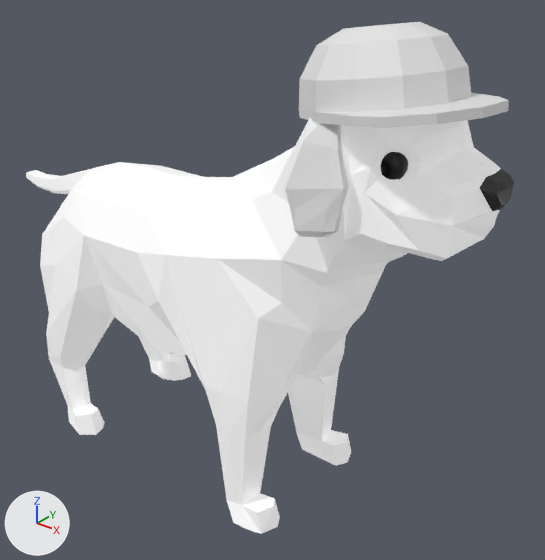
An edit to the Blender file Content/Assets/Umbrella/dog_08_accessories.blend, drawn before and after from the same camera.
Both versions are drawn from a 50 mm camera at (3.63, -2.84, 2.53) aimed at (1.24, 0.14, 0.68). Lighting does not change. The marker at lower left points along +X, +Y and +Z.
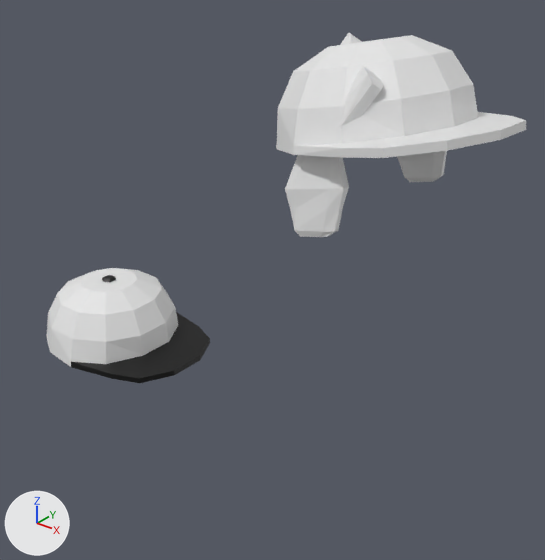
Pixel boxes (x1, y1, x2, y2) of what changed, in the pictures (545 x 560 px; the box of a moved part takes in the faces that stretch with it):
'Cube', hidden: before (26, 118, 514, 534)
'Circle.001', added: after (276, 35, 526, 158)
'Circle', hidden: before (299, 22, 509, 128)
'Circle.002', added: after (46, 268, 210, 383)
    faces in mat_material_003 (white #e7e7e7): (46, 268, 178, 367)
    faces in mat_material_004 (black #000000): (71, 275, 210, 383)
'Cube.003', added: after (337, 33, 383, 127)
part 1 of me_circle, moved or reshaped (not visible afterwards): before (300, 22, 468, 81)
part 2 of me_circle, moved or reshaped (not visible afterwards): before (299, 76, 506, 127)

The change in detail:
Material 'Material.003' (mat_material_003) is new.
Its base color is (0.8, 0.8, 0.8) (white #e7e7e7).
Material 'Material.004' (mat_material_004) is new.
Its base color is (0.0, 0.0, 0.0) (black #000000).
me_circle is used by ob_circle; location (1.968, 0.0, 1.807); rotation (0.0, -0.155, -0.3), in degrees (0, -8.9, -17); scale (0.369, 0.369, 0.369).
me_circle had 72 vertices, 61 faces and spanned x -1.0..1.62, y -1.1..1.0, z -0.11..0.83.
me_circle now has 72 vertices, 61 faces and spans x -1.04..1.62, y -1.1..1.11, z -0.12..0.83.
me_circle part 1: 24 of 72 vertices moved; they spanned x -0.75..0.75, y -0.75..0.75, z 0.68..0.83 and now span x -0.8..0.77, y -0.76..0.82, z 0.65..0.83; mean shift (-0.02, 0.03, -0.01); largest move (-0.38, 0.65, 0.68) -> (-0.41, 0.71, 0.65).
me_circle part 2: 18 of 72 vertices moved; they spanned x -1.0..0.5, y -1.0..1.0, z -0.11..0.0 and now span x -1.04..0.51, y -1.1..1.11, z -0.12..0.06; mean shift (-0.02, 0.01, 0.02); largest move (-0.87, 0.5, -0.11) -> (-0.95, 0.58, -0.12).
Mesh me_circle_003 is new.
It has 120 vertices, 105 faces and spans x -1.0..1.61, y -1.11..0.96, z -0.07..0.88.
Faces by material slot: [76, 29].
It uses material mat_material_003 (white #e7e7e7).
It uses material mat_material_004 (black #000000).
Mesh me_circle_001 is new.
It has 72 vertices, 61 faces and spans x -1.0..1.61, y -1.11..0.96, z -0.07..0.83.
Mesh me_cube_003 is new.
It has 77 vertices, 81 faces and spans x -0.34..0.87, y -3.66..3.66, z -1.89..1.9.
Object 'Cube' (ob_cube) is now hidden.
Object 'Circle' (ob_circle) moves from (1.968, 0.0, 1.807) to (1.938, 0.001, 1.695).
Object 'Circle' (ob_circle) turns from (0, -8.9, -17) to (0.3, -10, -17) degrees about x, y and z.
Object 'Circle' (ob_circle) is rescaled from (0.369, 0.369, 0.369) to (0.434, 0.434, 0.434).
Object 'Circle' (ob_circle) is now hidden.
Object 'Circle.002' (ob_circle_002) is new; it shows me_circle_003.
Its location is (0.0, 0.0, 0.0).
Its scale is (0.434, 0.434, 0.434).
Object 'Circle.001' (ob_circle_001) is new; it shows me_circle_001.
Its location is (1.956, 0.008, 1.69).
Its rotation in degrees is (3.6, -11, -29).
Its scale is (0.434, 0.434, 0.434).
Object 'Cube.003' (ob_cube_003) is new; it shows me_cube_003.
Its location is (1.9, -0.203, 1.887).
Its rotation in degrees is (-13, -34, -130).
Its scale is (0.0756, 0.0756, 0.0756).
